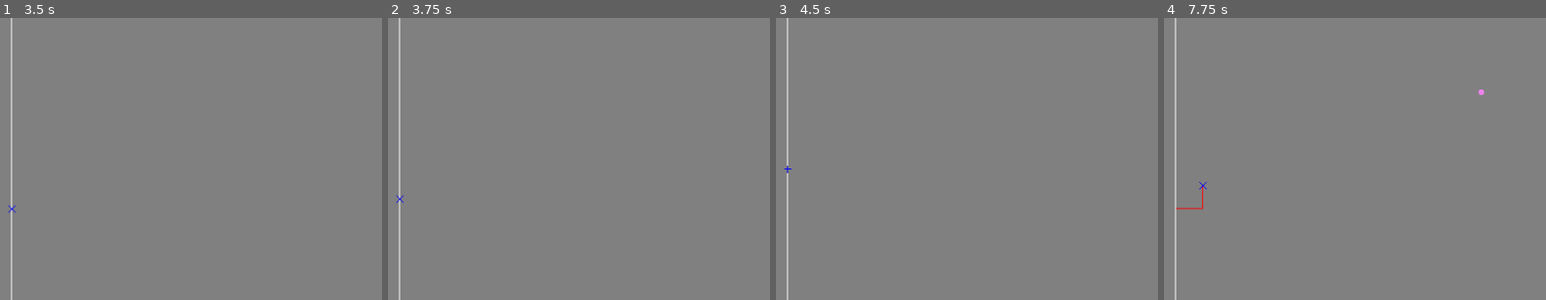
Above: before the commit, frames 1-4 (left to right).
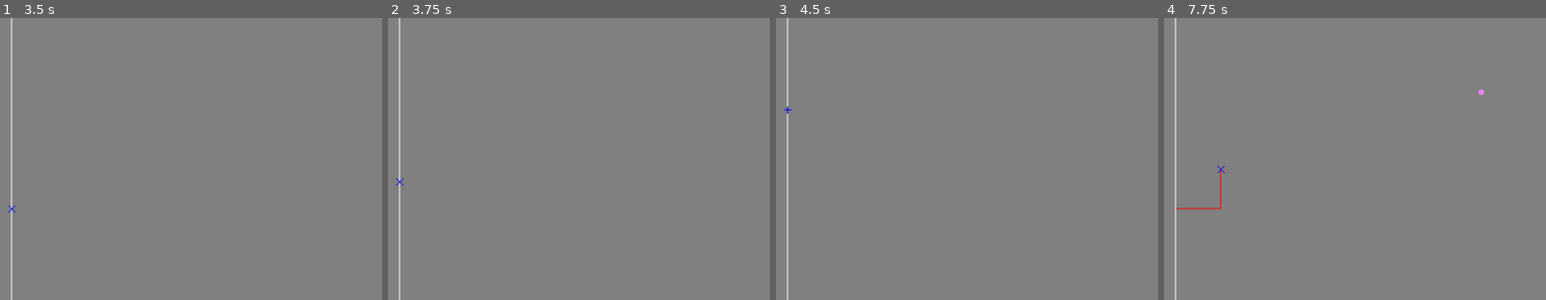
Above: after the commit, the same moments.

Repository: Habidakus/mirror-qix
Game: Godot game, scene res://Scenes/main.tscn
Two runs of this game, one before a commit and one after it. Both use one fixed random seed, a clock stepped at 60 frames per second and the inputs below.
Inputs (mouse positions are % of the whole screen's width and height, from its top left):
- Up to frame 1 (3.5 s): tap Enter at 0.5, 2 s; move the mouse to (72, 46) at 0.52 s; hold Right 0.53-1.28 s; click (72, 46) at 0.67 s; tap Space at 0.77, 1.25, 1.52 s; move the mouse to (30, 56) at 1.27 s; hold Down 1.28-2.03 s; move the mouse to (60, 29) at 2.02 s; hold Right 2.03-2.75 s; click "Play" at 2.75 s
- Up to frame 2 (3.75 s): move the mouse to (45, 72) at 3.52 s; hold Up from 3.53 s (still down); click (45, 72) at 3.67 s
- Up to frame 3 (4.5 s): tap Space at 3.77, 4.25 s; move the mouse to (80, 67) at 4.27 s; release Up at 4.28 s; hold Left from 4.28 s (still down)
- Up to frame 4 (7.75 s): tap Space at 4.52, 5.27, 5.75, 6.77, 7.52 s; tap Enter at 5 s; move the mouse to (20, 36) at 5.02 s; move the mouse to (55, 51) at 5.77 s; release Left at 5.78 s; hold Down 5.78-6.53 s; click (55, 51) at 5.92 s; move the mouse to (35, 25) at 6.52 s; hold Right 6.53-7.28 s; move the mouse to (72, 46) at 7.27 s; hold Up from 7.28 s (still down)
The pictures show only the part of the screen within x 26-76%, y 17-67%; the shares and areas given below are measured in that part.

Frame 1 is identical in both runs. In frame 2, less than 0.1% of the frame differs, in the area x 2-5%, y 56-66%; in frame 3, less than 0.1%; in frame 4, 0.2%, in the area x 9-16%, y 52-68%.

Commit message:
Enemy doesn't kill themselves againt walls, players can move faster than 66 units per sec

Diff:
--- a/Scripts/Enemy.gd
+++ b/Scripts/Enemy.gd
@@ -69,7 +69,6 @@
 func chose_new_goal() -> void:
 	move_work = Vector2.ZERO
 	goal_pos = get_goal_spot()
-	print("New goal spot: %s" % [goal_pos])
 
 func get_new_pos(delta: float) -> Vector2i:
 	var new_pos : Vector2i = pos_on_field
@@ -94,7 +93,9 @@
 	var loc : Vector2 = offset + (pos_on_field as Vector2)
 	var radius : float = 3
 	if current_enemy_state == EnemyState.TRAPPED:
-		play_state.draw_circle(loc, radius, Color.BLACK)
+		var trapped_phase : int = int(10.0 * stun_remaining / max_stun_time) % 2
+		var trapped_radius : float = radius * (0.5 + float(trapped_phase) * 1.5)
+		play_state.draw_circle(loc, trapped_radius, Color.BLACK)
 	elif current_enemy_state == EnemyState.MOVING:
 		play_state.draw_circle(loc, radius, Color.DARK_VIOLET)
 	elif current_enemy_state == EnemyState.HUNTING:
@@ -115,17 +116,33 @@
 		print("Enemy teleported")
 
 	if pos_on_field == goal_pos:
-		print("Goal reached")
 		chose_new_goal_and_state()
 
 	if play_state.is_on_inner_line(pos_on_field.x, pos_on_field.y):
 		play_state.on_player_death()
 	elif play_state.is_on_outer_line(pos_on_field.x, pos_on_field.y):
 		print("Enemy from %s to %s bounced off outer line" % [old_pos, pos_on_field])
+		move_work = Vector2.ZERO
 		chose_new_goal_and_state()
 	elif play_state.is_in_claimed_area(pos_on_field.x, pos_on_field.y, true):
 		print("Enemy from %s to %s on claimed spot %s" % [old_pos, pos_on_field, play_state.highlight_rect])
 		change_state(EnemyState.TRAPPED)
+
+func get_v2i_direction(v : Vector2i) -> Vector2i:
+	if v == Vector2i.ZERO:
+		return Vector2i.ZERO
+	if abs(v.x) == abs(v.y):
+		return v / abs(v.x)
+	if abs(v.x) > abs(v.y):
+		if v.x > 0:
+			return Vector2i(1, 0)
+		else:
+			return Vector2i(-1, 0)
+	else:
+		if v.y > 0:
+			return Vector2i(0, 1)
+		else:
+			return Vector2i(0, -1)
 
 func get_spawn_spot() -> Vector2i:
 	var best_spot : Vector2i
@@ -149,16 +166,20 @@
 	while potential_spots < 10:
 		var x : int = rng.randi_range(0, int(play_state.play_field.size.x) - 1)
 		var y : int = rng.randi_range(0, int(play_state.play_field.size.y) - 1)
-		if !play_state.is_in_claimed_area(x, y, false):
-			potential_spots += 1
-			if current_enemy_state == EnemyState.HUNTING:
-				var dist_squared = (Vector2i(x,y) - play_state.player_pos).length_squared()
-				if best_spot == null || best_dist == 0 || dist_squared < best_dist:
-					best_spot = Vector2i(x, y)
-					best_dist = dist_squared
-			else:
-				var dist_squared = (Vector2i(x,y) - pos_on_field).length_squared()
-				if best_spot == null || best_dist == 0 || dist_squared < best_dist:
-					best_spot = Vector2i(x, y)
-					best_dist = dist_squared
+		if play_state.is_in_claimed_area(x, y, false):
+			continue
+		var dir : Vector2i = get_v2i_direction(Vector2i(x,y) - pos_on_field)
+		if play_state.is_in_claimed_area(pos_on_field.x + dir.x, pos_on_field.y + dir.y, false):
+			continue
+		potential_spots += 1
+		if current_enemy_state == EnemyState.HUNTING:
+			var dist_squared = (Vector2i(x,y) - play_state.player_pos).length_squared()
+			if best_spot == null || best_dist == 0 || dist_squared < best_dist:
+				best_spot = Vector2i(x, y)
+				best_dist = dist_squared
+		else:
+			var dist_squared = (Vector2i(x,y) - pos_on_field).length_squared()
+			if best_spot == null || best_dist == 0 || dist_squared < best_dist:
+				best_spot = Vector2i(x, y)
+				best_dist = dist_squared
 	return best_spot
--- a/Scripts/StateMachine/StateMachineState_Play.gd
+++ b/Scripts/StateMachine/StateMachineState_Play.gd
@@ -5,8 +5,8 @@
 @export var fade_in : bool = false
 @export var fade_out : bool = false
 @export var fade_time : float = 1.5
-@export var player_speed_inner : float = 350
-@export var player_speed_outer : float = 350
+@export var player_speed_inner : float = 100
+@export var player_speed_outer : float = 150
 
 var enemy : Enemy = null
 var outer_lines : Array = []
@@ -44,18 +44,22 @@
 		return
 
 	player_movement += Vector2(dx, dy)
-	if player_movement.x >= 1:
-		move_if_possible(player_pos.x + 1, player_pos.y)
-		player_movement.x -= 1
-	elif player_movement.y >= 1:
-		move_if_possible(player_pos.x, player_pos.y + 1)
-		player_movement.y -= 1
-	elif player_movement.x <= -1:
-		move_if_possible(player_pos.x - 1, player_pos.y)
-		player_movement.x += 1
-	elif player_movement.y <= -1:
-		move_if_possible(player_pos.x, player_pos.y - 1)
-		player_movement.y += 1
+	var can_continue : bool = true
+	while can_continue:
+		if player_movement.x >= 1:
+			can_continue = move_if_possible(player_pos.x + 1, player_pos.y)
+			player_movement.x -= 1
+		elif player_movement.y >= 1:
+			can_continue = move_if_possible(player_pos.x, player_pos.y + 1)
+			player_movement.y -= 1
+		elif player_movement.x <= -1:
+			can_continue = move_if_possible(player_pos.x - 1, player_pos.y)
+			player_movement.x += 1
+		elif player_movement.y <= -1:
+			can_continue = move_if_possible(player_pos.x, player_pos.y - 1)
+			player_movement.y += 1
+		else:
+			can_continue = false
 
 func on_line(x : int, y : int, start : Vector2i, end : Vector2i) -> bool:
 	if start.x == end.x and start.x == x:
@@ -592,25 +596,27 @@
 	inner_lines = []
 	player_on_outer_lines = true
 
-func move_if_possible(x : int, y : int) -> void:
+func move_if_possible(x : int, y : int) -> bool: # returns true if we can continue calling this
 	if player_on_outer_lines:
 		if is_on_outer_line(x, y):
 			player_pos = Vector2i(x, y)
-		return
+			return true
+		return false
 	# Process building new inner line
 	if is_on_outer_line(x, y):
 		# completed area
 		complete_loop(x, y)
-		return
+		return false
 	if is_on_inner_line(x, y):
 		on_player_death()
-		return
+		return false
 	if does_extend_line(x, y, inner_lines.back()[0], inner_lines.back()[1]):
 		inner_lines.back()[1] = Vector2i(x, y)
 		player_pos = Vector2i(x, y)
-		return
+		return true
 	inner_lines.append([player_pos, Vector2i(x, y)])
 	player_pos = Vector2i(x, y)
+	return true
 
 func _process(delta: float) -> void:
 	queue_redraw()
